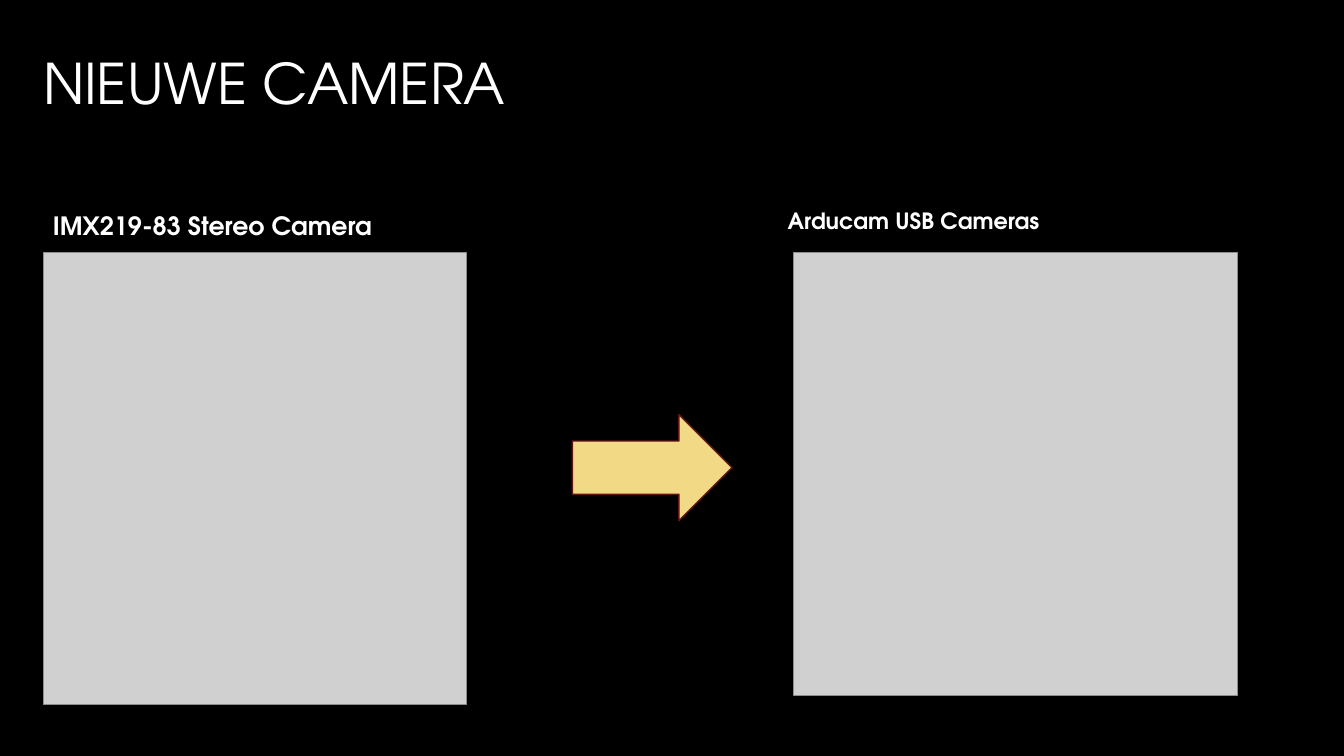
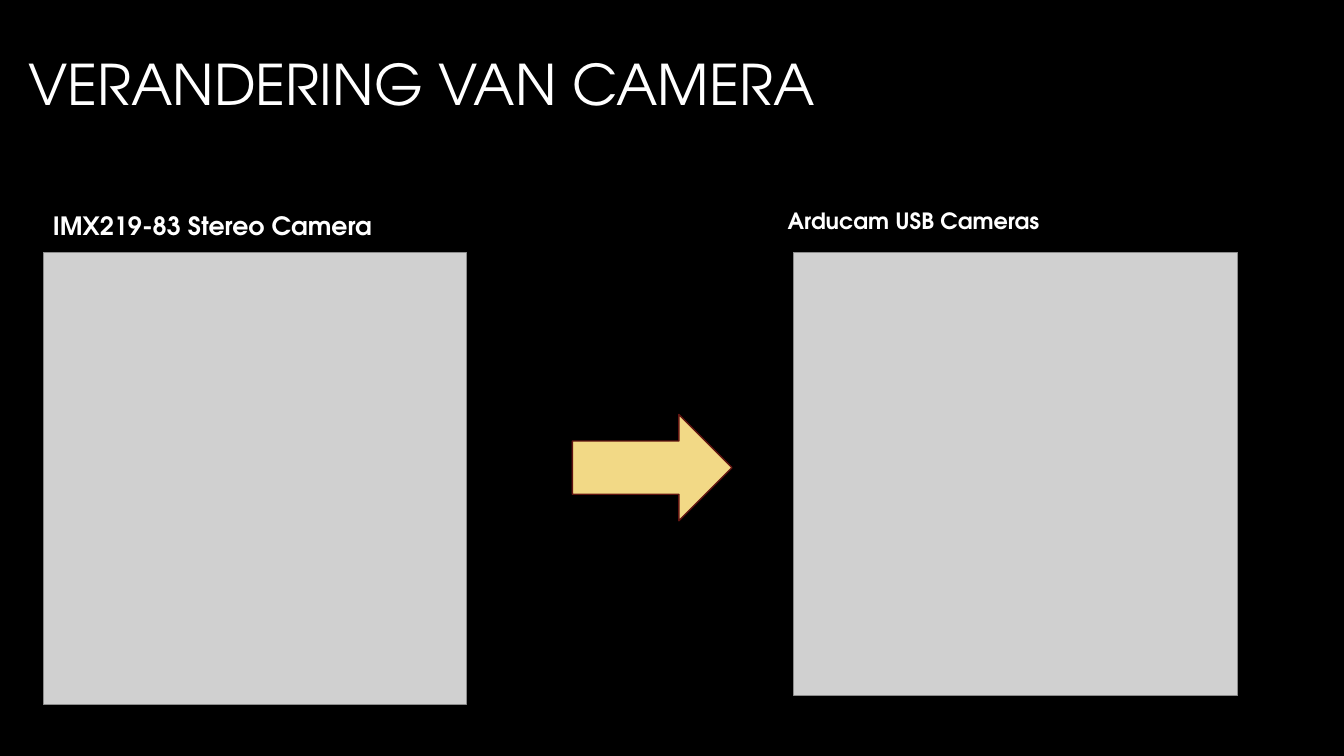
Before and after one commit to TomHeij/Project5-6, a slide deck: slide 4 of Opleverset_Project_5-6/Manage_&_Control/PO meeting 5.pptx. Drawn at 1344x756 pixels with LibreOffice and Linux fonts; fonts in the diff are those of the drawing; grey boxes stand for pictures; background and template pictures are left out. Boxes give left, top, right and bottom in pixels: in the first picture for what was removed or moved away, otherwise in the second. Text is boxed around its words. In the diff, an @@ line names an element or a change of style, - is before the commit and + after.

```diff
--- a/Opleverset_Project_5-6/Manage_&_Control/PO meeting 5.pptx
+++ b/Opleverset_Project_5-6/Manage_&_Control/PO meeting 5.pptx
@@ title at (x1=28, y1=63, x2=815, y2=106): text changed @@
-NIEUWE CAMERA
+VERANDERING VAN CAMERA
```
Also in this commit, not shown: 6 other slides changed, 1 other file.
